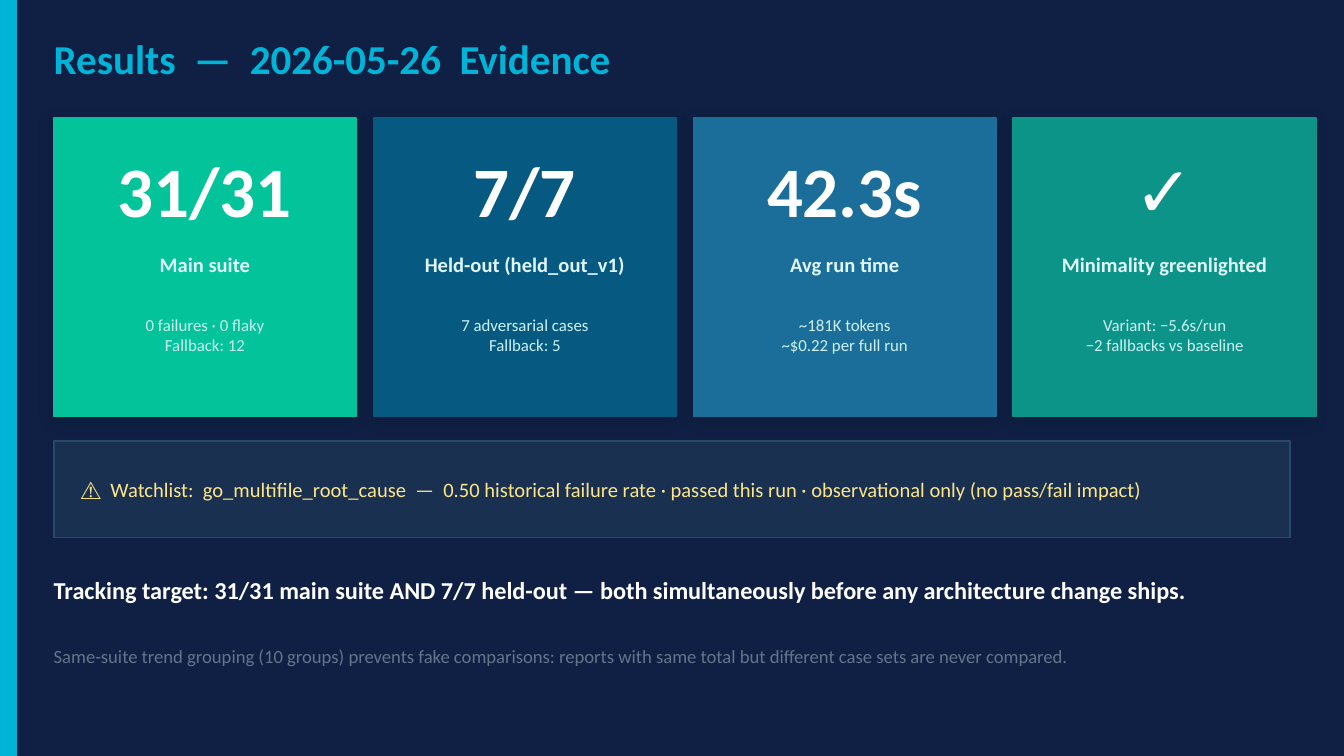
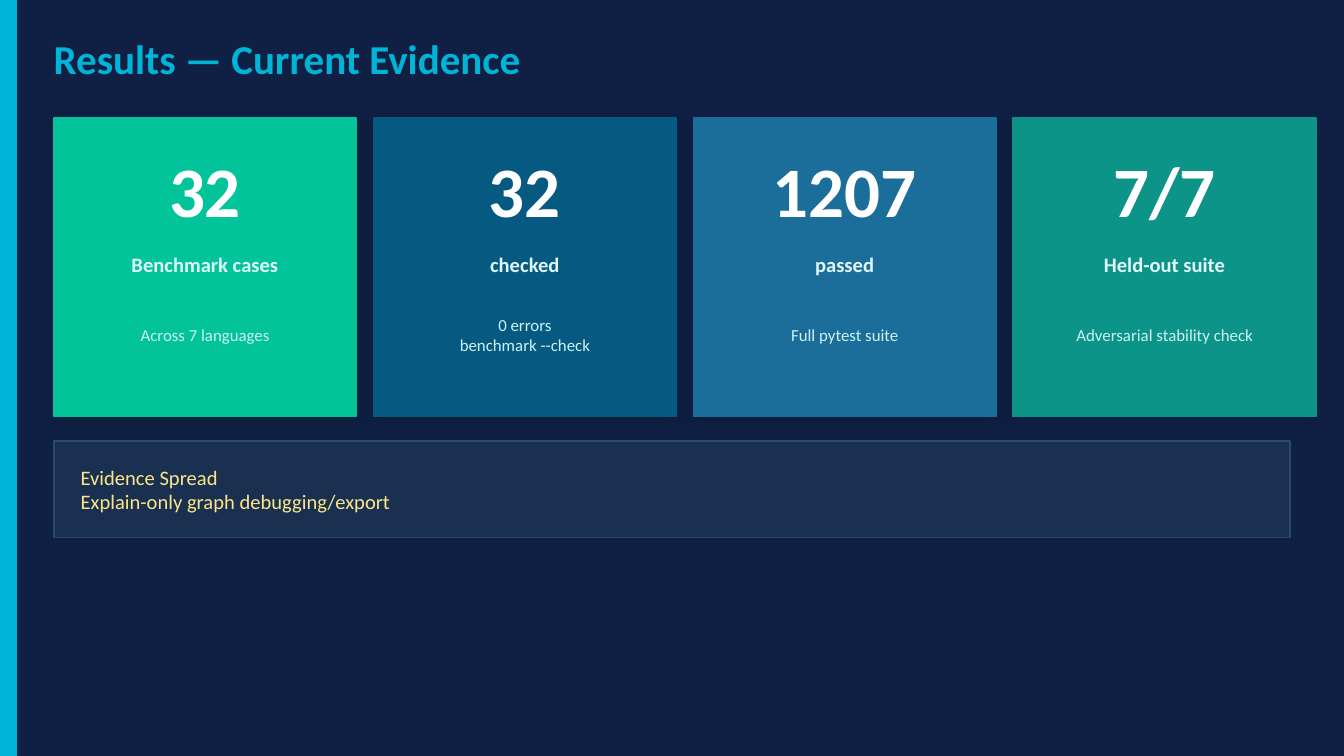
Before and after one commit to huuduyle07-ops/idk-what-is-this--, a slide deck: slide 10 of project presentation (tmp)/CATTUS_Presentation.pptx. Drawn at 1344x756 pixels with LibreOffice and Linux fonts; fonts in the diff are those of the drawing. Boxes give left, top, right and bottom in pixels: in the first picture for what was removed or moved away, otherwise in the second. Text is boxed around its words. In the diff, an @@ line names an element or a change of style, - is before the commit and + after.

Commit message:
presentation files

```diff
--- a/project presentation (tmp)/CATTUS_Presentation.pptx
+++ b/project presentation (tmp)/CATTUS_Presentation.pptx
@@ text at box(54, 45, 520, 75): text changed @@
-Results — 2026-05-26 Evidence
+Results — Current Evidence
@@ text at box(169, 170, 241, 218): text changed @@
-31/31
+32
@@ text at box(489, 170, 561, 218): text changed @@
-7/7
+32
@@ text at box(773, 170, 917, 218): text changed @@
-42.3s
+1207
@@ text at box(1113, 167, 1215, 221): text changed @@
-✓
+7/7
@@ text at box(131, 257, 278, 272): text changed @@
-Main suite
+Benchmark cases
@@ text at box(490, 257, 559, 272): text changed @@
-Held-out (held_out_v1)
+checked
@@ text at box(815, 257, 874, 276): text changed @@
-Avg run time
+passed
@@ text at box(1104, 257, 1224, 272): text changed @@
-Minimality greenlighted
+Held-out suite
@@ text at box(141, 329, 269, 344): text changed @@
-0 failures · 0 flaky
-Fallback: 12
+Across 7 languages
@@ text at box(460, 320, 590, 351): text changed @@
-7 adversarial cases
-Fallback: 5
+0 errors
+benchmark --check
@@ text at box(791, 329, 898, 344): text changed @@
-~181K tokens
-~$0.22 per full run
+Full pytest suite
@@ text at box(1076, 329, 1253, 344): text changed @@
-Variant: −5.6s/run
-−2 fallbacks vs baseline
+Adversarial stability check
@@ text at box(81, 470, 390, 513): text changed @@
-⚠ Watchlist: go_multifile_root_cause — 0.50 historical failure rate · passed this run · observational only (no pass/fail impact)
+Evidence Spread
+Explain-only graph debugging/export
@@ text removed at box(54, 582, 1186, 603) @@
-Tracking target: 31/31 main suite AND 7/7 held-out — both simultaneously before any architecture change ships.
@@ text removed at box(54, 650, 1067, 666) @@
-Same-suite trend grouping (10 groups) prevents fake comparisons: reports with same total but different case sets are never compared.
```
Also in this commit, not shown: 3 other slides changed, 2 other files.
